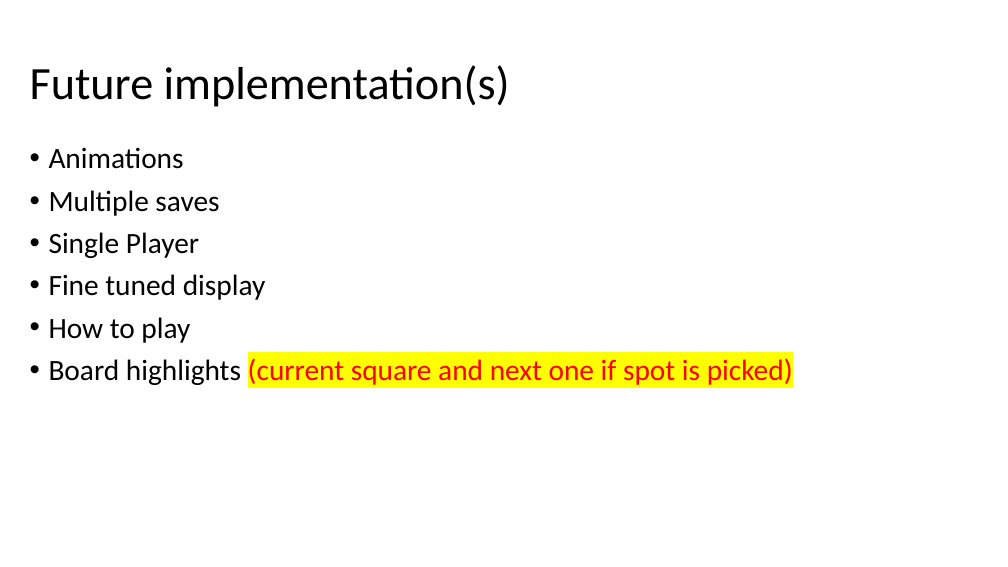
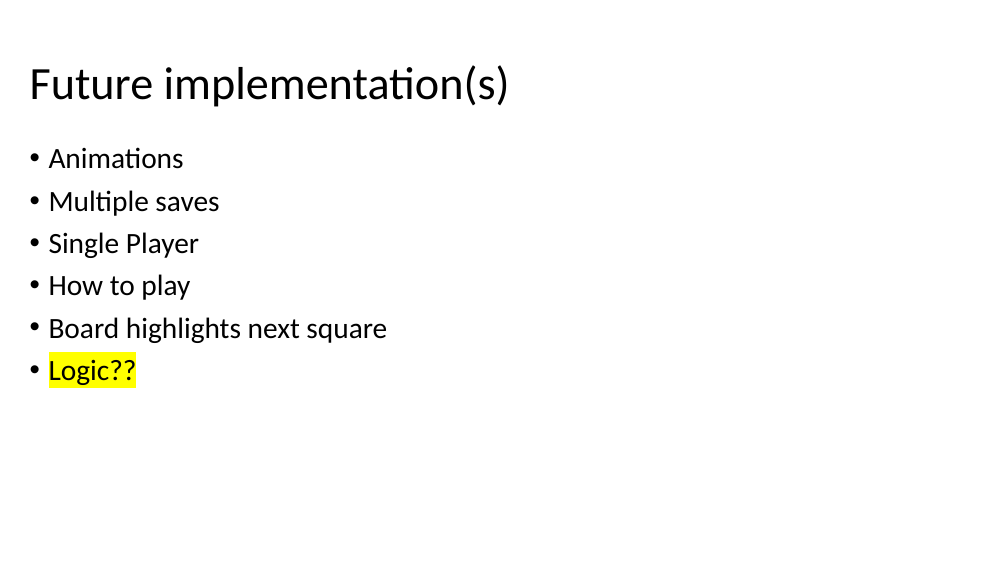
Before and after one commit to jwlarsen11/3060TicTacToe, a slide deck: slide 4 of Strategic tic tac toe demo slides.pptx (slide 5 before the commit). Drawn at 1008x567 pixels with LibreOffice and Linux fonts; fonts in the diff are those of the drawing; background and template pictures are left out. Boxes give left, top, right and bottom in pixels: in the first picture for what was removed or moved away, otherwise in the second. Text is boxed around its words. In the diff, an @@ line names an element or a change of style, - is before the commit and + after.

Commit message:
Demo slides 5/7

```diff
--- a/Strategic tic tac toe demo slides.pptx
+++ b/Strategic tic tac toe demo slides.pptx
@@ text at bbox=[49, 274, 266, 300]: paragraph removed @@
-• Fine tuned display
@@ text at bbox=[49, 317, 387, 387]: text changed; text colour #FF0000 to #000000 @@
-• Board highlights (current square and next one if spot is picked)
+• Board highlights next square
+• Logic??
```
Also in this commit, not shown: 7 other slides changed, 1 slide added.
